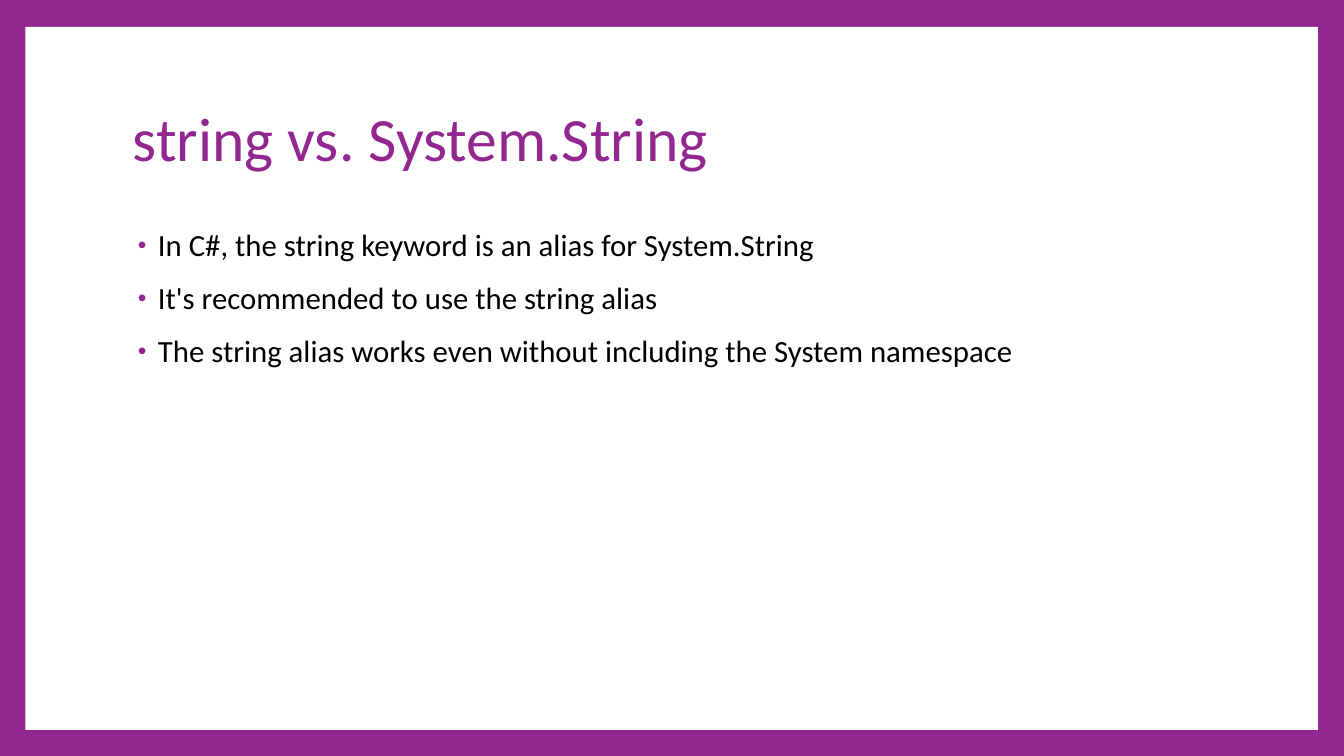
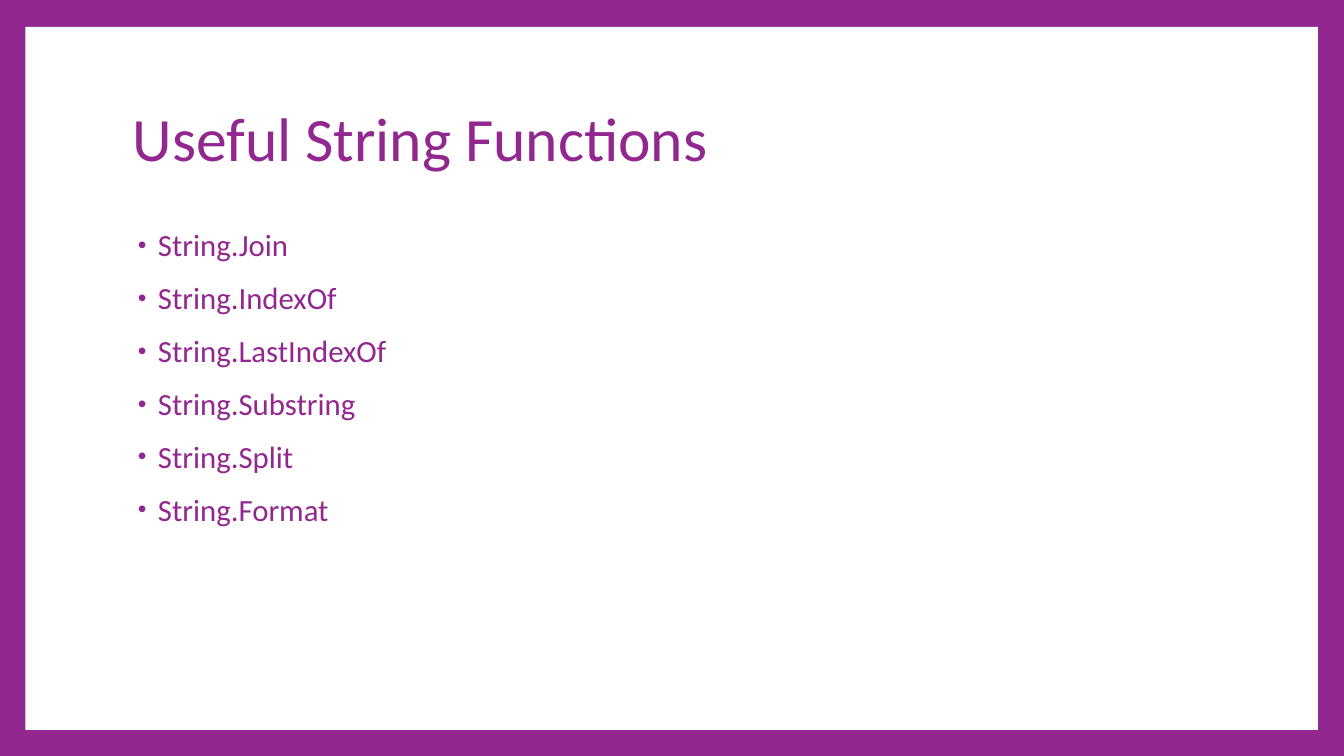
Before and after one commit to cdiggins/cs321, a slide deck: slide 48 of class-notes/cs321-winter-2023-lecture-3-strings.pptx (slide 39 before the commit). Drawn at 1344x756 pixels with LibreOffice and Linux fonts; fonts in the diff are those of the drawing. Boxes give left, top, right and bottom in pixels: in the first picture for what was removed or moved away, otherwise in the second. Text is boxed around its words. In the diff, an @@ line names an element or a change of style, - is before the commit and + after.

```diff
--- a/class-notes/cs321-winter-2023-lecture-3-strings.pptx
+++ b/class-notes/cs321-winter-2023-lecture-3-strings.pptx
@@ title at (x1=133, y1=118, x2=707, y2=172): text changed @@
-string vs. System.String
+Useful String Functions
@@ text at (x1=158, y1=235, x2=386, y2=527): text changed; text colour #000000 to #92278F @@
-• In C#, the string keyword is an alias for System.String
-• It's recommended to use the string alias
-• The string alias works even without including the System namespace
+• String.Join
+• String.IndexOf
+• String.LastIndexOf
+• String.Substring
+• String.Split
+• String.Format
```
Also in this commit, not shown: 7 other slides changed, 24 slides added, 1 slide removed, 3 other files.
